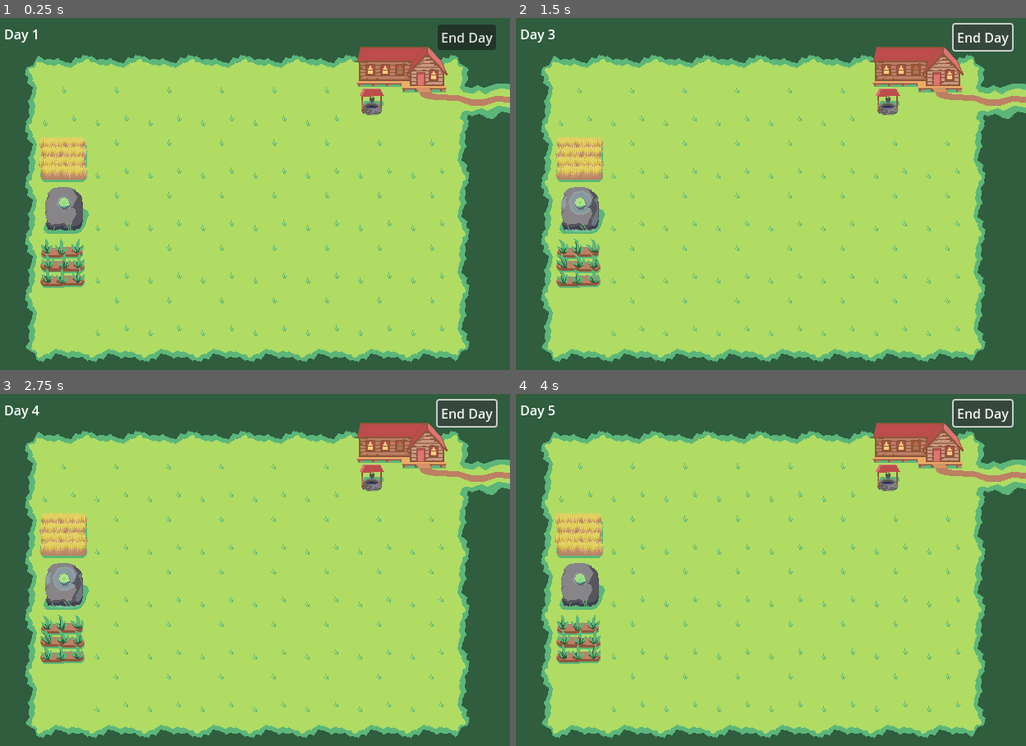
Above: before the commit, frames 1-4 (two rows, left to right).
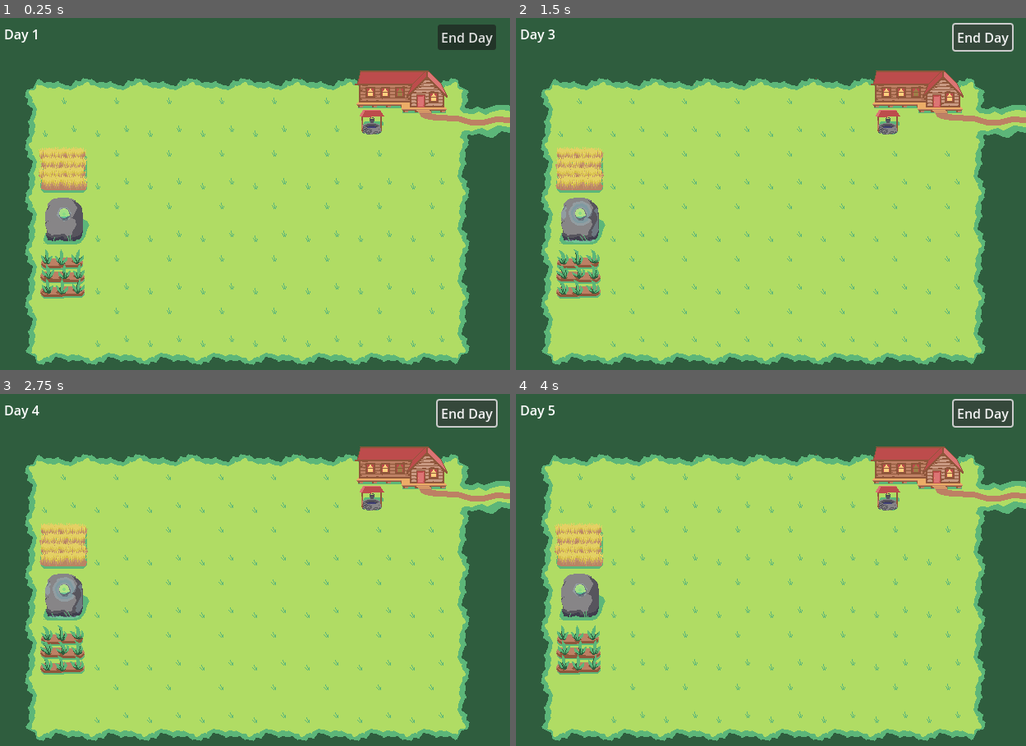
Above: after the commit, the same moments.

Repository: mattthewaz/FolkloreFarmers
Game: Godot game, scene res://Scenes/farm.tscn
The game is run twice, just before and just after one commit, with the same random seed, the same clock (stepped at 60 frames per second) and the same inputs.
Inputs:
- Up to frame 1 (0.25 s): no input
- Up to frame 2 (1.5 s): click "End Day" at 0.5 s; click "End Day" at 1.25 s
- Up to frame 3 (2.75 s): click "End Day" at 2 s
- Up to frame 4 (4 s): tap Enter at 2.75 s

The runs differ from the first frame. In frame 1, 17% of the frame differs, in the area x 4-100%, y 8-99%; in frame 2, 17%; in frame 3, 17%; in frame 4, 17%.

Commit message:
oops, fixed some mistakes

Diff:
--- a/Scenes/farm.tscn
+++ b/Scenes/farm.tscn
@@ -9,122 +9,122 @@
 
 [node name="Background" type="Sprite2D" parent="."]
 position = Vector2(320, 240)
-scale = Vector2(0.25, 0.267857)
+scale = Vector2(0.25, 0.25)
 texture = ExtResource("1_t8oub")
 
 [node name="TileA1" parent="." instance=ExtResource("2_fvoba")]
-position = Vector2(64, 83)
+position = Vector2(64, 96)
 
 [node name="TileB1" parent="." instance=ExtResource("2_fvoba")]
-position = Vector2(128, 83)
+position = Vector2(128, 96)
 
 [node name="TileC1" parent="." instance=ExtResource("2_fvoba")]
-position = Vector2(192, 83)
+position = Vector2(192, 96)
 
 [node name="TileD1" parent="." instance=ExtResource("2_fvoba")]
-position = Vector2(256, 83)
+position = Vector2(256, 96)
 
 [node name="TileE1" parent="." instance=ExtResource("2_fvoba")]
-position = Vector2(320, 83)
+position = Vector2(320, 96)
 
 [node name="TileF1" parent="." instance=ExtResource("2_fvoba")]
-position = Vector2(384, 83)
+position = Vector2(384, 96)
 
 [node name="TileA2" parent="." instance=ExtResource("2_fvoba")]
-position = Vector2(64, 147)
+position = Vector2(64, 160)
 
 [node name="TileB2" parent="." instance=ExtResource("2_fvoba")]
-position = Vector2(128, 147)
+position = Vector2(128, 160)
 
 [node name="TileC2" parent="." instance=ExtResource("2_fvoba")]
-position = Vector2(192, 147)
+position = Vector2(192, 160)
 
 [node name="TileD2" parent="." instance=ExtResource("2_fvoba")]
-position = Vector2(256, 147)
+position = Vector2(256, 160)
 
 [node name="TileE2" parent="." instance=ExtResource("2_fvoba")]
-position = Vector2(320, 147)
+position = Vector2(320, 160)
 
 [node name="TileF2" parent="." instance=ExtResource("2_fvoba")]
-position = Vector2(384, 147)
+position = Vector2(384, 160)
 
 [node name="TileG2" parent="." instance=ExtResource("2_fvoba")]
-position = Vector2(448, 147)
+position = Vector2(448, 160)
 
 [node name="TileH2" parent="." instance=ExtResource("2_fvoba")]
-position = Vector2(512, 147)
+position = Vector2(512, 160)
 
 [node name="TileA3" parent="." instance=ExtResource("2_fvoba")]
-position = Vector2(64, 211)
+position = Vector2(64, 224)
 
 [node name="TileB3" parent="." instance=ExtResource("2_fvoba")]
-position = Vector2(128, 211)
+position = Vector2(128, 224)
 
 [node name="TileC3" parent="." instance=ExtResource("2_fvoba")]
-position = Vector2(192, 211)
+position = Vector2(192, 224)
 
 [node name="TileD3" parent="." instance=ExtResource("2_fvoba")]
-position = Vector2(256, 211)
+position = Vector2(256, 224)
 
 [node name="TileE3" parent="." instance=ExtResource("2_fvoba")]
-position = Vector2(320, 211)
+position = Vector2(320, 224)
 
 [node name="TileF3" parent="." instance=ExtResource("2_fvoba")]
-position = Vector2(384, 211)
+position = Vector2(384, 224)
 
 [node name="TileG3" parent="." instance=ExtResource("2_fvoba")]
-position = Vector2(448, 211)
+position = Vector2(448, 224)
 
 [node name="TileH3" parent="." instance=ExtResource("2_fvoba")]
-position = Vector2(512, 211)
+position = Vector2(512, 224)
 
 [node name="TileA4" parent="." instance=ExtResource("2_fvoba")]
-position = Vector2(64, 275)
+position = Vector2(64, 288)
 
 [node name="TileB4" parent="." instance=ExtResource("2_fvoba")]
-position = Vector2(128, 275)
+position = Vector2(128, 288)
 
 [node name="TileC4" parent="." instance=ExtResource("2_fvoba")]
-position = Vector2(192, 275)
+position = Vector2(192, 288)
 
 [node name="TileD4" parent="." instance=ExtResource("2_fvoba")]
-position = Vector2(256, 275)
+position = Vector2(256, 288)
 
 [node name="TileE4" parent="." instance=ExtResource("2_fvoba")]
-position = Vector2(320, 275)
+position = Vector2(320, 288)
 
 [node name="TileF4" parent="." instance=ExtResource("2_fvoba")]
-position = Vector2(384, 275)
+position = Vector2(384, 288)
 
 [node name="TileG4" parent="." instance=ExtResource("2_fvoba")]
-position = Vector2(448, 275)
+position = Vector2(448, 288)
 
 [node name="TileH4" parent="." instance=ExtResource("2_fvoba")]
-position = Vector2(512, 275)
+position = Vector2(512, 288)
 
 [node name="TileA5" parent="." instance=ExtResource("2_fvoba")]
-position = Vector2(64, 339)
+position = Vector2(64, 352)
 
 [node name="TileB5" parent="." instance=ExtResource("2_fvoba")]
-position = Vector2(128, 339)
+position = Vector2(128, 352)
 
 [node name="TileC5" parent="." instance=ExtResource("2_fvoba")]
-position = Vector2(192, 339)
+position = Vector2(192, 352)
 
 [node name="TileD5" parent="." instance=ExtResource("2_fvoba")]
-position = Vector2(256, 339)
+position = Vector2(256, 352)
 
 [node name="TileE5" parent="." instance=ExtResource("2_fvoba")]
-position = Vector2(320, 339)
+position = Vector2(320, 352)
 
 [node name="TileF5" parent="." instance=ExtResource("2_fvoba")]
-position = Vector2(384, 339)
+position = Vector2(384, 352)
 
 [node name="TileG5" parent="." instance=ExtResource("2_fvoba")]
-position = Vector2(448, 339)
+position = Vector2(448, 352)
 
 [node name="TileH5" parent="." instance=ExtResource("2_fvoba")]
-position = Vector2(512, 339)
+position = Vector2(512, 352)
 
 [node name="DayCounter" type="RichTextLabel" parent="."]
 unique_name_in_owner = true
--- a/Scenes/tile.tscn
+++ b/Scenes/tile.tscn
@@ -64,4 +64,4 @@
 position = Vector2(32, 32)
 scale = Vector2(0.25, 0.25)
 sprite_frames = SubResource("SpriteFrames_magg0")
-animation = &"2"
+animation = &"0"
Binary file added: sprites/banner.png
Not shown, added: sprites/banner.png.import
Binary file changed: sprites/farm.png
Binary file removed: sprites/shrine.aseprite
